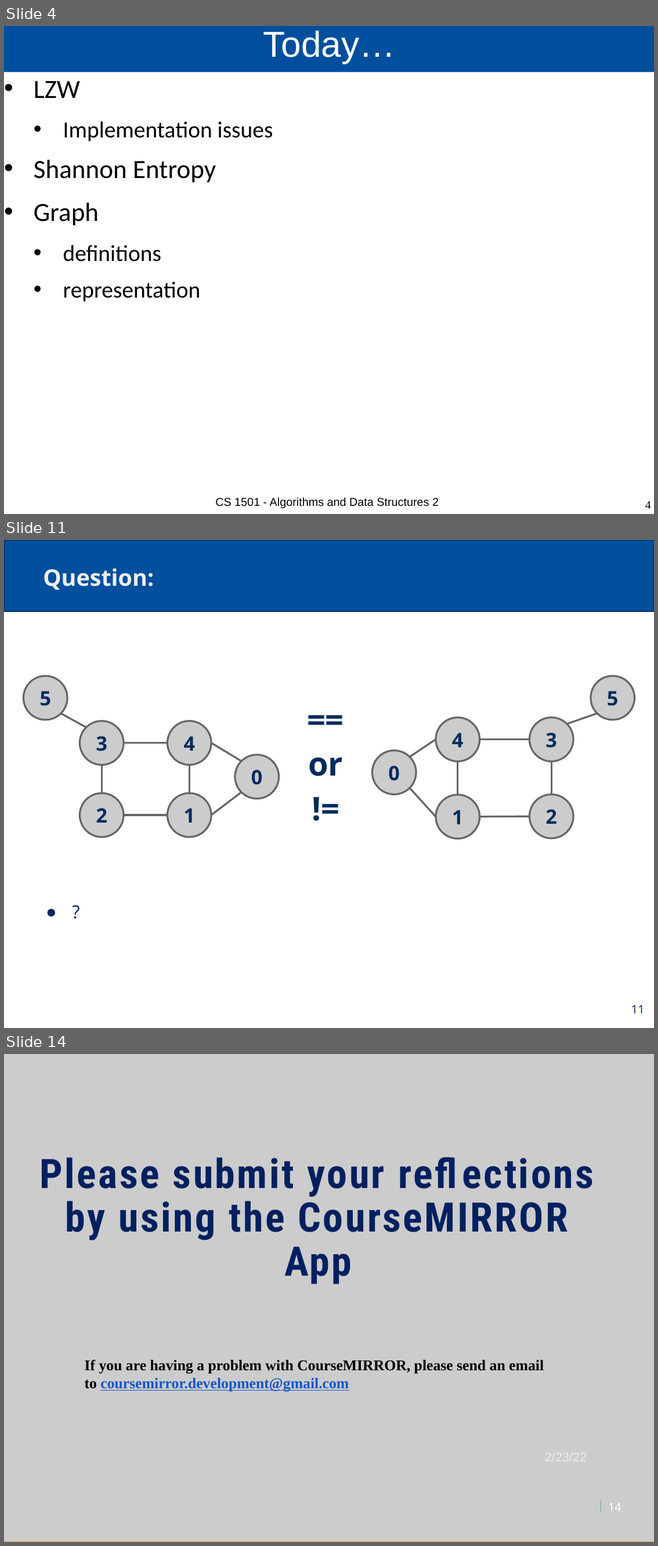
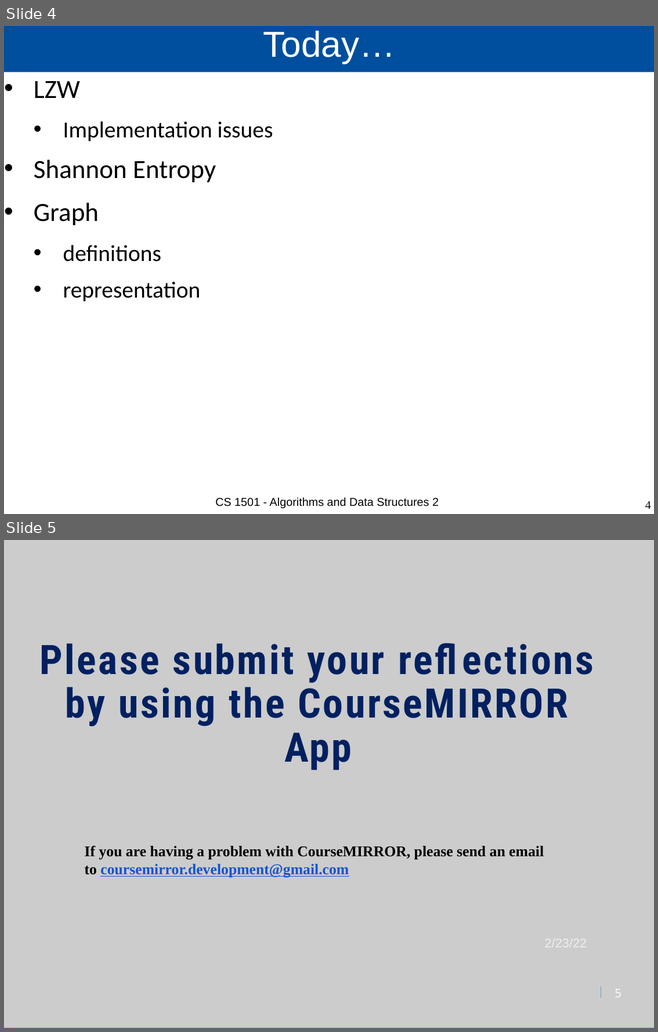
Before and after one commit to cs1501-2224/handouts, a slide deck: DraftSlides/Lecture15.pptx. Shown one above the other, each under a label of ours: slides 4, 11 and 14 before the commit, slides 4 and 5 after it; the slides between them are not shown. The pictures are 658x1546 and 658x1032 pixels, drawn with LibreOffice and Linux fonts; fonts in the diff are those of the drawing; background and template pictures are left out. Boxes give left, top, right and bottom in pixels: in the first picture for what was removed or moved away, otherwise in the second. Text is boxed around its words. In the diff, an @@ line names an element or a change of style, - is before the commit and + after.

```diff
--- a/DraftSlides/Lecture15.pptx
+++ b/DraftSlides/Lecture15.pptx
@@ slide 11 removed at [4,540,654,1028], background #FFFFFF; not listed: 1 template element that a slide beside it also shows @@
@@ title removed at [43,568,154,590] @@
-Question:
@@ group removed at [24,676,279,836]: 7 lines, 6 ellipses @@
-0
-1
-4
-3
-2
-5
@@ group removed at [372,676,634,838]: 7 lines, 6 ellipses @@
-0
-1
-4
-3
-2
-5
@@ text removed at [308,757,343,776] @@
-==
-or
-!=
@@ text removed at [33,883,618,947] @@
-● ?
@@ page number removed at [631,1005,644,1013] @@
-11
@@ what was slide 14 is now slide 5 @@
@@ page number at [614,989,621,997]: text changed @@
-14
+5
```
Also in this commit, not shown: 8 other slides removed, 2 other files.
